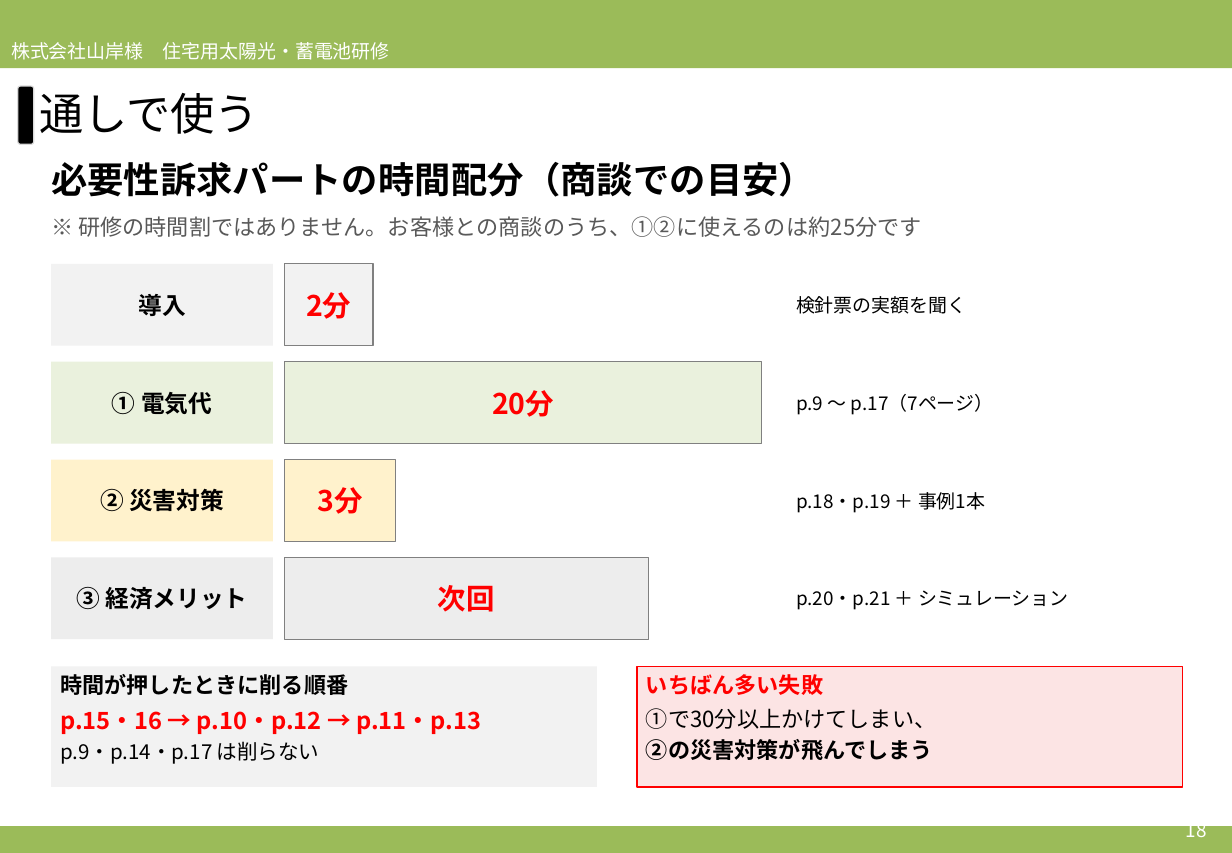
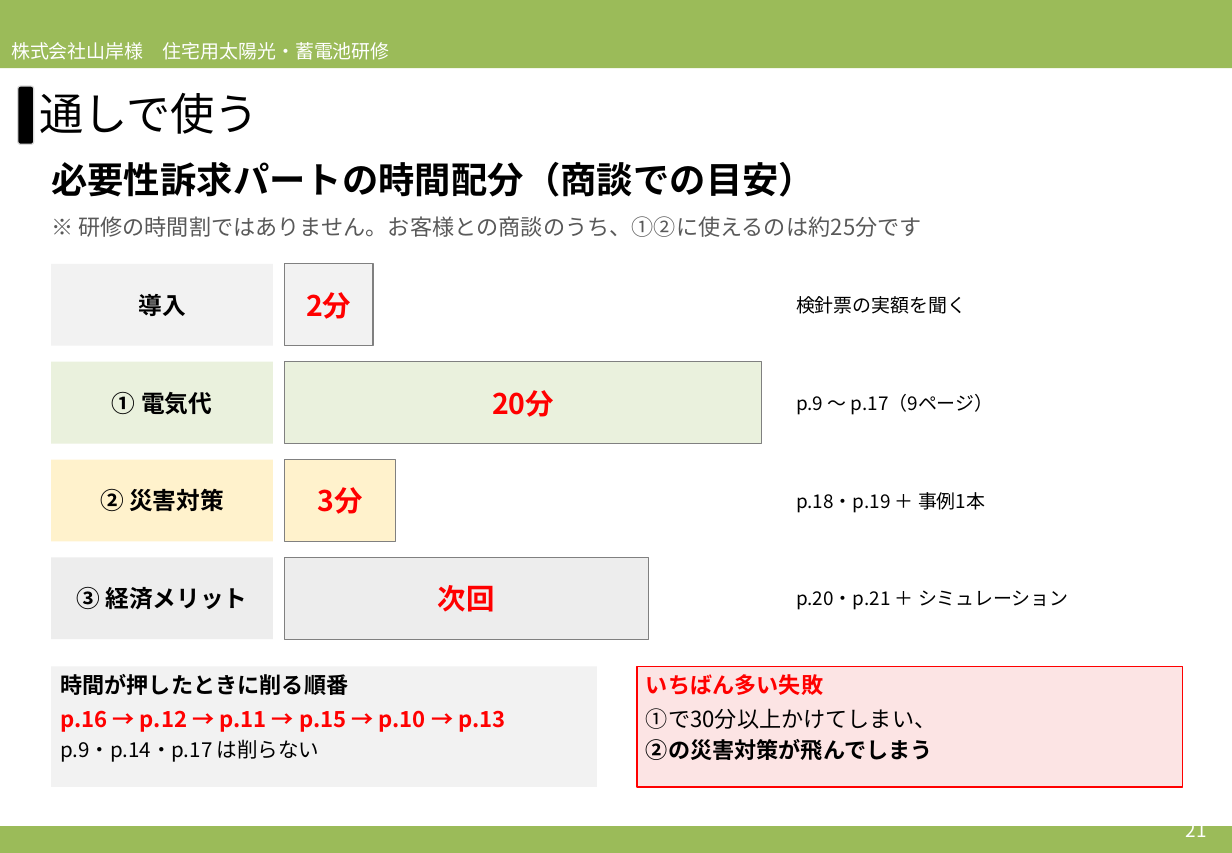
Before and after one commit to soshiro-iki-sys/-, a slide deck: slide 21 of slides/2026営業研修_必要性訴求パート_アプローチブックの伝え方.pptx (slide 18 before the commit). Drawn at 1232x853 pixels with LibreOffice and Linux fonts; fonts in the diff are those of the drawing. Boxes give left, top, right and bottom in pixels: in the first picture for what was removed or moved away, otherwise in the second. Text is boxed around its words. In the diff, an @@ line names an element or a change of style, - is before the commit and + after.

```diff
--- a/slides/2026営業研修_必要性訴求パート_アプローチブックの伝え方.pptx
+++ b/slides/2026営業研修_必要性訴求パート_アプローチブックの伝え方.pptx
@@ text at [796,394,994,415]: text changed @@
-p.9 〜 p.17（7ページ）
+p.9 〜 p.17（9ページ）
@@ text in rectangle at [60,710,505,732]: text changed; size 15 to 14 pt @@
-p.15・16 → p.10・p.12 → p.11・p.13
+p.16 → p.12 → p.11 → p.15 → p.10 → p.13
@@ text at [1186,818,1207,837]: text changed @@
-18
+21
```
Also in this commit, not shown: 18 other slides changed, 3 slides added, 2 other files.
